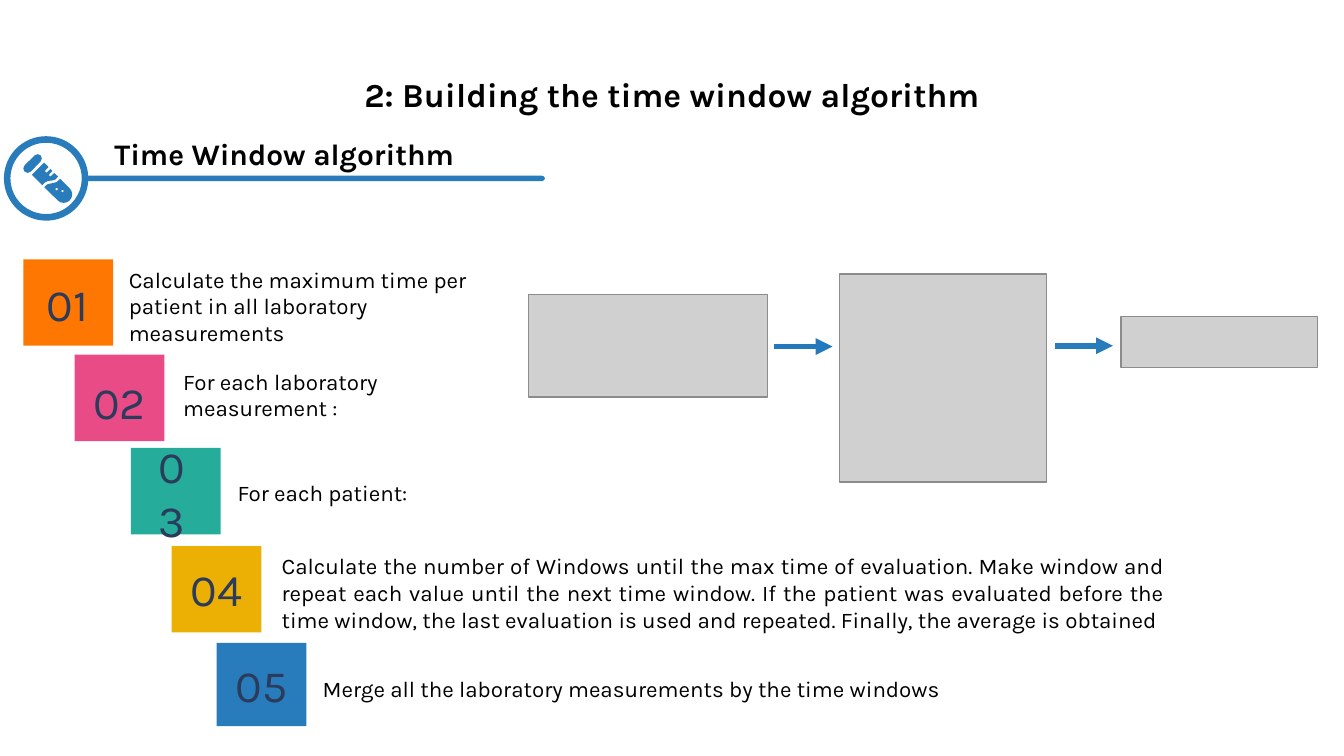
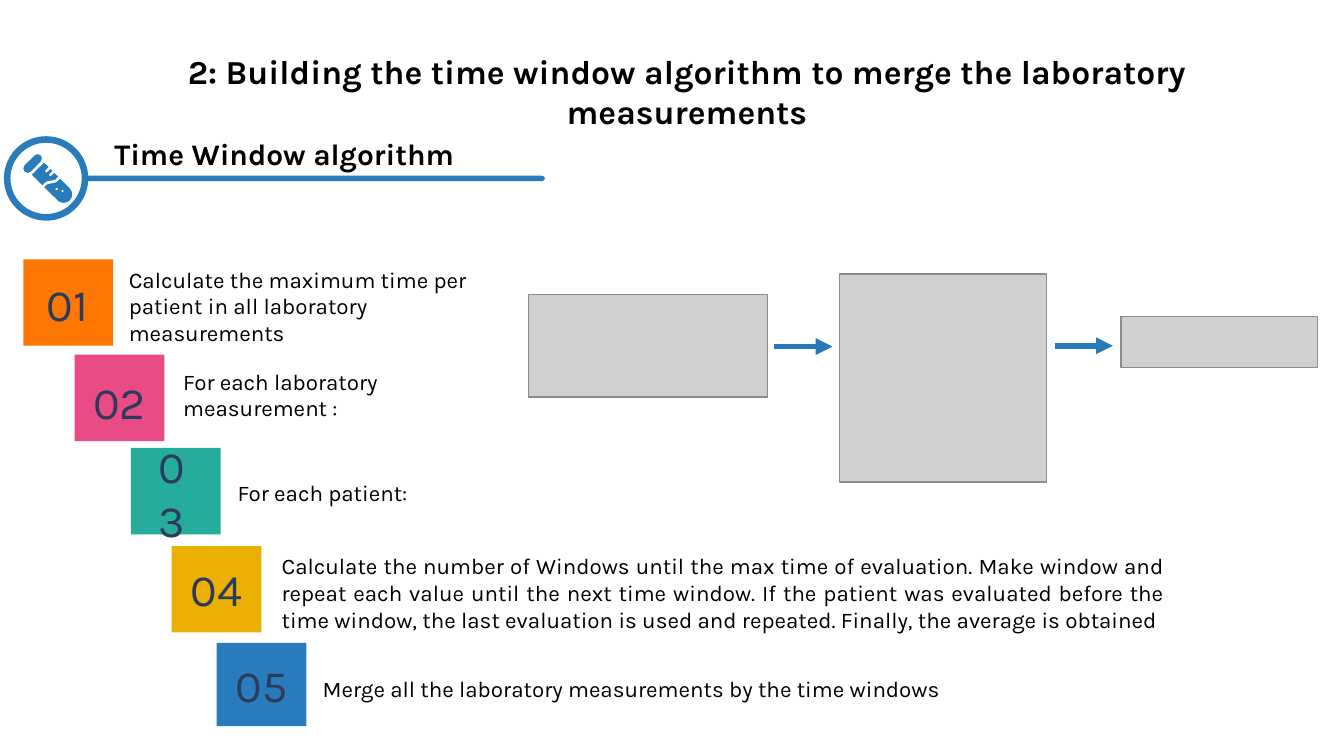
Before and after one commit to insomnium098/ChronicKidneyDiseaseChallenge, a slide deck: slide 10 of Slides.pptx. Drawn at 1344x756 pixels with LibreOffice and Linux fonts; fonts in the diff are those of the drawing; grey boxes stand for pictures. Boxes give left, top, right and bottom in pixels: in the first picture for what was removed or moved away, otherwise in the second. Text is boxed around its words. In the diff, an @@ line names an element or a change of style, - is before the commit and + after.

```diff
--- a/Slides.pptx
+++ b/Slides.pptx
@@ title at <box>188,60,1186,93</box>: text changed @@
-2: Building the time window algorithm
+2: Building the time window algorithm to merge the laboratory measurements
```
Also in this commit, not shown: 8 other slides changed.
